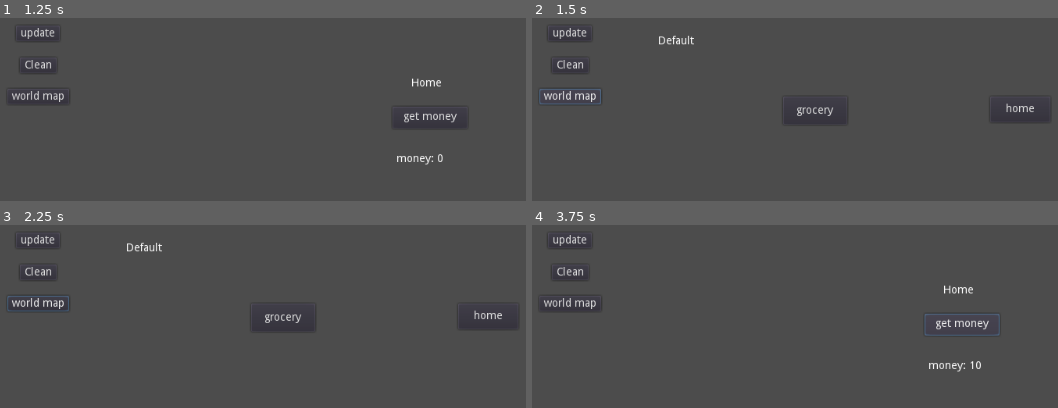
Above: before the commit, frames 1-4 (two rows, left to right).
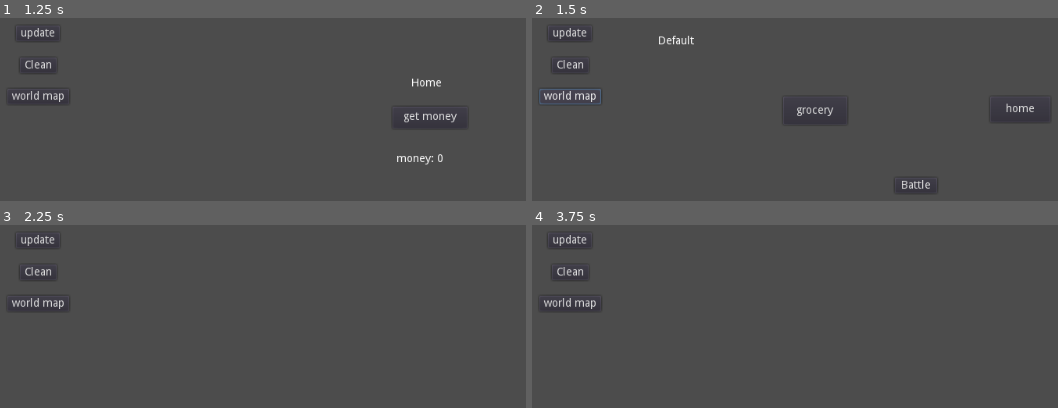
Above: after the commit, the same moments.

Repository: digestearth/adventure_game
Game: Godot game, scene res://title_screen/title_screen.tscn
Same seed, same stepped clock (60 frames per second), same inputs: the game is played once before the commit and once after it.
Inputs (mouse positions are in pixels of both pictures, inside the frame that each line leads up to):
- Up to frame 1 (1.25 s): click "click" at 0.5 s
- Up to frame 2 (1.5 s): click "world map" at 1.25 s
- Up to frame 3 (2.25 s): click (383, 393) at 2 s, where only the run after the commit has a clickable "Battle"
- Up to frame 4 (3.75 s): click (1021, 316) at 2.75 s, where only the run before the commit has a clickable "home"; click (963, 323) at 3.5 s, where only the run before the commit has a clickable "get money"

Frame 1 is identical in both runs. In frame 2, 0.2% of the frame differs, in the area x 69-77%, y 88-96%; in frame 3, 0.6%; in frame 4, 0.7%, in the area x 74-89%, y 32-81%.
Error after the commit: Invalid call. Nonexistent function 'get_player_entity' in base 'Node (State.gd)'. (res://ui_control/battle_ui.gd:23)

Commit message:
battle ui added

Diff:
--- /dev/null
+++ b/ui_control/base_ui_display.gd
@@ -0,0 +1,18 @@
+extends Container
+
+# Declare member variables here. Examples:
+# var a = 2
+# var b = "text"
+
+# Called when the node enters the scene tree for the first time.
+func _ready():
+	pass # Replace with function body.
+
+func clean_buttons():
+	for i in range(0, get_child_count()):
+		get_child(i).queue_free()
+	return 1
+
+# Called every frame. 'delta' is the elapsed time since the previous frame.
+#func _process(delta):
+#	pass
--- /dev/null
+++ b/ui_control/battle_ui.gd
@@ -0,0 +1,30 @@
+extends Control
+
+# Declare member variables here. Examples:
+# var a = 2
+var player = "text"
+var enemy = "text"
+# Called every frame. 'delta' is the elapsed time since the previous frame.
+#func _process(delta):
+#	pass
+
+
+# Called when the node enters the scene tree for the first time.
+func _ready():
+	self._update()
+
+func _clean():
+	get_node("player").clean_buttons()
+	get_node("enemy").clean_buttons()
+	return 1
+
+func _update():
+	self._clean()
+	player = get_tree().get_root().get_node("game").find_node("State").get_player_entity()
+	enemy = get_tree().get_root().get_node("game").find_node("State").get_enemy_entity()
+
+	var p = load(player)
+	var e = load(enemy)
+
+	get_node("player").add_child(p.instance())
+	get_node("enemy").add_child(e.instance())
--- /dev/null
+++ b/ui_control/battle_ui.tscn
@@ -0,0 +1,24 @@
+[gd_scene load_steps=4 format=2]
+
+[ext_resource path="res://ui_control/battle_ui.gd" type="Script" id=1]
+[ext_resource path="res://ui_control/player.gd" type="Script" id=2]
+[ext_resource path="res://ui_control/enemy.gd" type="Script" id=3]
+
+[node name="battle_ui" type="Control"]
+anchor_right = 1.0
+anchor_bottom = 1.0
+script = ExtResource( 1 )
+
+[node name="player" type="Container" parent="."]
+margin_left = 37.8432
+margin_top = 49.0784
+margin_right = 269.843
+margin_bottom = 379.078
+script = ExtResource( 2 )
+
+[node name="enemy" type="Container" parent="."]
+margin_left = 413.247
+margin_top = 50.285
+margin_right = 649.247
+margin_bottom = 365.285
+script = ExtResource( 3 )
--- /dev/null
+++ b/ui_control/enemy.gd
@@ -0,0 +1,17 @@
+extends Container
+
+# Declare member variables here. Examples:
+# var a = 2
+# var b = "text"
+
+# Called when the node enters the scene tree for the first time.
+func _ready():
+	pass # Replace with function body.
+
+func clean_buttons():
+	for i in range(0, get_child_count()):
+		get_child(i).queue_free()
+	return 1
+# Called every frame. 'delta' is the elapsed time since the previous frame.
+#func _process(delta):
+#	pass
--- /dev/null
+++ b/ui_control/player.gd
@@ -0,0 +1,17 @@
+extends Container
+
+# Declare member variables here. Examples:
+# var a = 2
+# var b = "text"
+
+# Called when the node enters the scene tree for the first time.
+func _ready():
+	pass # Replace with function body.
+
+func clean_buttons():
+	for i in range(0, get_child_count()):
+		get_child(i).queue_free()
+	return 1
+# Called every frame. 'delta' is the elapsed time since the previous frame.
+#func _process(delta):
+#	pass
--- a/ui_control/user_interface.tscn
+++ b/ui_control/user_interface.tscn
@@ -1,7 +1,7 @@
 [gd_scene load_steps=3 format=2]
 
 [ext_resource path="res://ui_control/user_interface.gd" type="Script" id=1]
-[ext_resource path="res://shop_buttons.gd" type="Script" id=2]
+[ext_resource path="res://ui_control/base_ui_display.gd" type="Script" id=2]
 
 [node name="UI_Control" type="Control"]
 anchor_right = 1.0
--- a/world_map/world_map.gd
+++ b/world_map/world_map.gd
@@ -27,3 +27,7 @@
 
 func _on_State_location_changed(location):
 	emit_signal("loc_changed", location)
+
+
+func _on_battle_button_pressed():
+	get_tree().get_root().get_node("game").find_node("State").set_current_snapshot("res://ui_control/battle_ui.tscn")
--- a/world_map/world_map.tscn
+++ b/world_map/world_map.tscn
@@ -27,6 +27,14 @@
 margin_right = 256.0
 margin_bottom = 128.0
 text = "grocery"
+
+[node name="battle_button" type="Button" parent="."]
+margin_left = 317.0
+margin_top = 196.0
+margin_right = 371.0
+margin_bottom = 216.0
+text = "Battle"
 [connection signal="loc_changed" from="." to="Location" method="_on_world_map_loc_changed"]
 [connection signal="pressed" from="home_button" to="." method="_on_home_button_pressed"]
 [connection signal="pressed" from="grocery_button" to="." method="_on_grocery_button_pressed"]
+[connection signal="pressed" from="battle_button" to="." method="_on_battle_button_pressed"]
